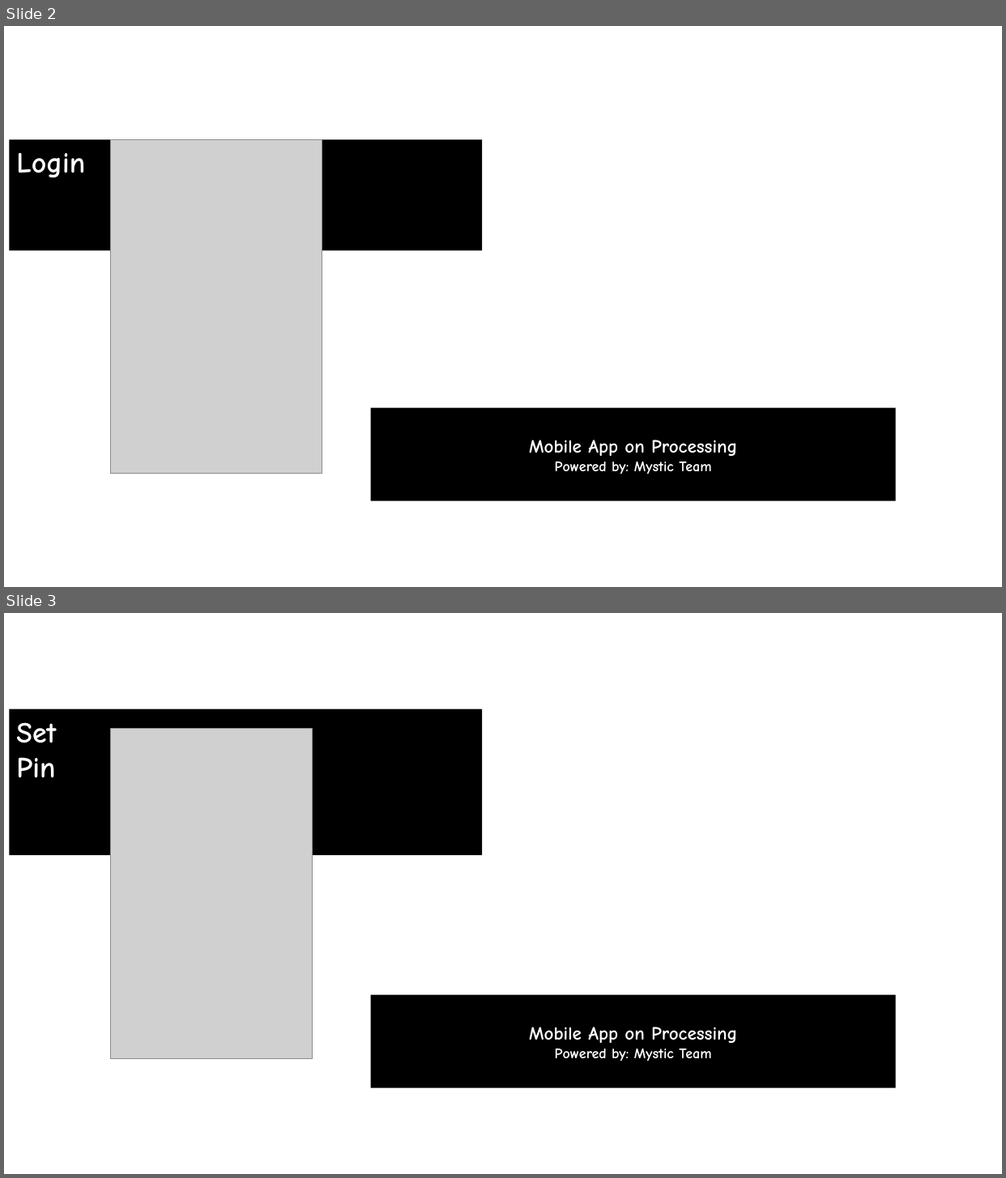
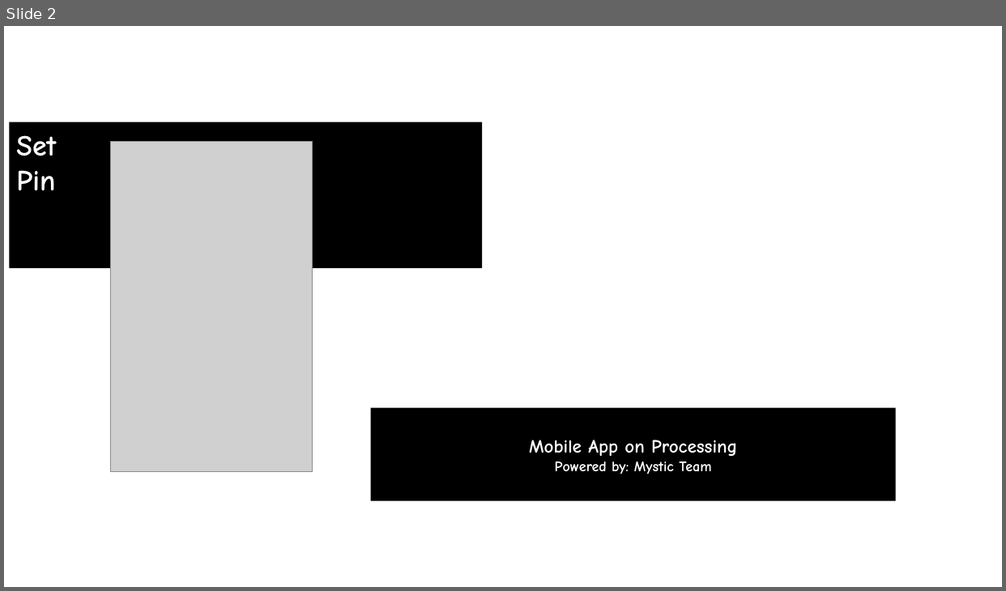
Before and after one commit to sharma-vidhi/StarbucksApp-DesignPatterns, a slide deck: 6.ProjectDemo/Mystic.pptx. Shown one above the other, each under a label of ours: slides 2 and 3 before the commit, slide 2 after it. The pictures are 1006x1178 and 1006x591 pixels, drawn with LibreOffice and Linux fonts; fonts in the diff are those of the drawing; grey boxes stand for pictures; background and template pictures are left out. Boxes give left, top, right and bottom in pixels: in the first picture for what was removed or moved away, otherwise in the second. Text is boxed around its words. In the diff, an @@ line names an element or a change of style, - is before the commit and + after.

Commit message:
added the presentation ppt slide

```diff
--- a/6.ProjectDemo/Mystic.pptx
+++ b/6.ProjectDemo/Mystic.pptx
@@ slide 2 removed at bbox=[4, 26, 1002, 587], background picture (left out) @@
@@ rectangle removed at bbox=[9, 139, 483, 250] @@
-Login
@@ picture removed at bbox=[110, 139, 322, 474] @@
@@ rectangle removed at bbox=[371, 408, 896, 501] @@
-Mobile App on Processing
-Powered by: Mystic Team
@@ what was slide 3 is now slide 2 @@
```
Also in this commit, not shown: 2 slides changed, 2 other files.
